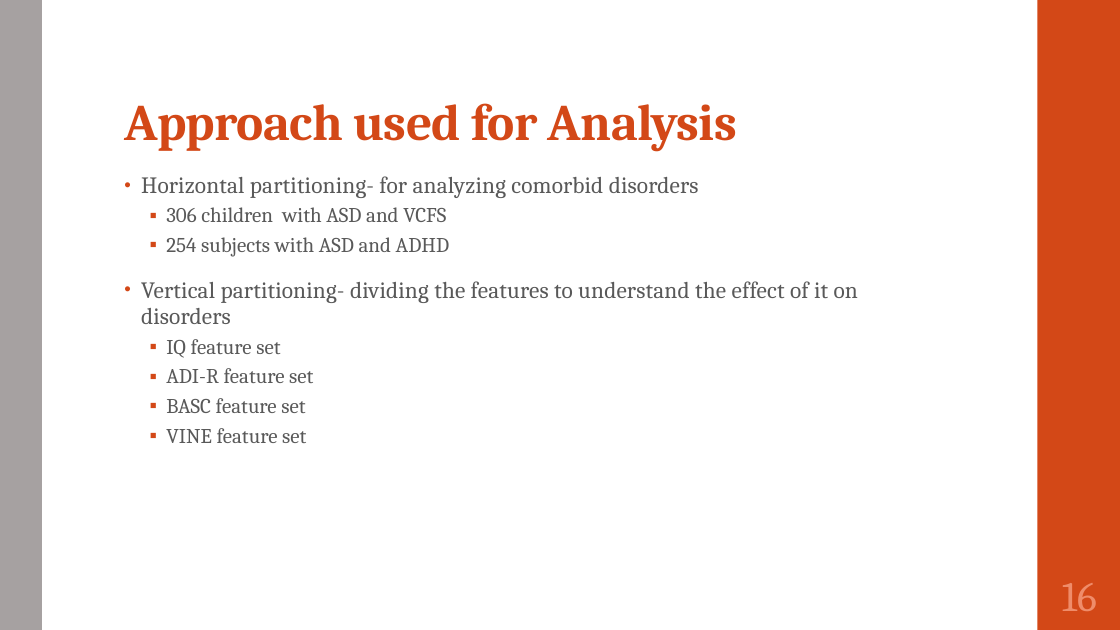
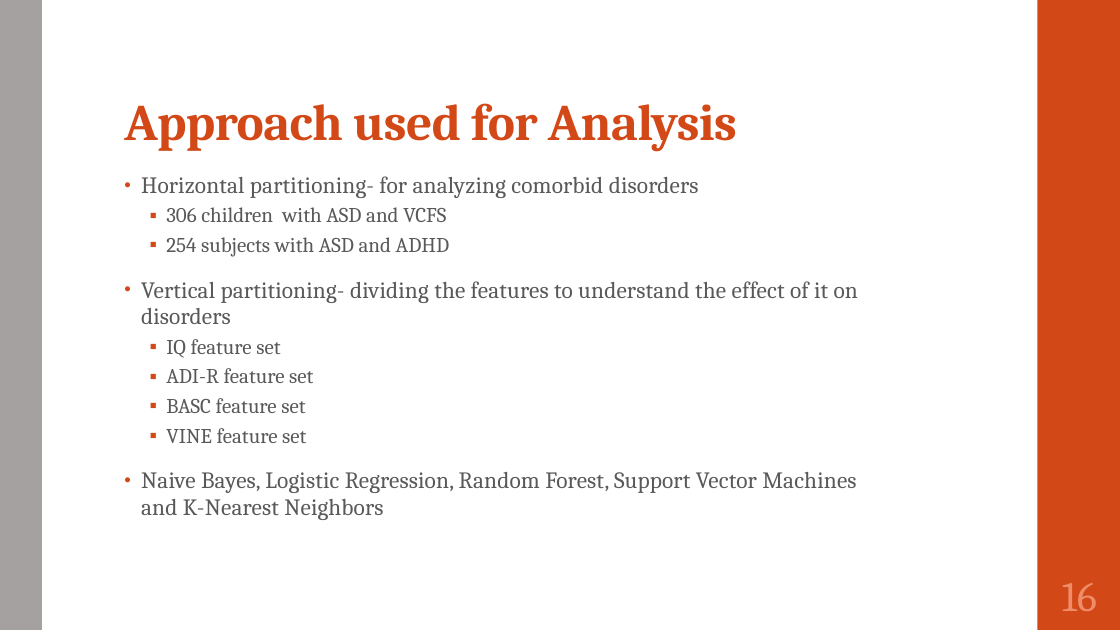
Before and after one commit to SirichandanaSambatur/CADDC, a slide deck: slide 16 of FinalReport.pptx. Drawn at 1120x630 pixels with LibreOffice and Linux fonts; fonts in the diff are those of the drawing. Boxes give left, top, right and bottom in pixels: in the first picture for what was removed or moved away, otherwise in the second. Text is boxed around its words. In the diff, an @@ line names an element or a change of style, - is before the commit and + after.

Commit message:
ppt added

```diff
--- a/FinalReport.pptx
+++ b/FinalReport.pptx
@@ text at [141, 472, 856, 520]: paragraph added @@
+• Naive Bayes, Logistic Regression, Random Forest, Support Vector Machines and K-Nearest Neighbors
```
Also in this commit, not shown: 1 other file.
